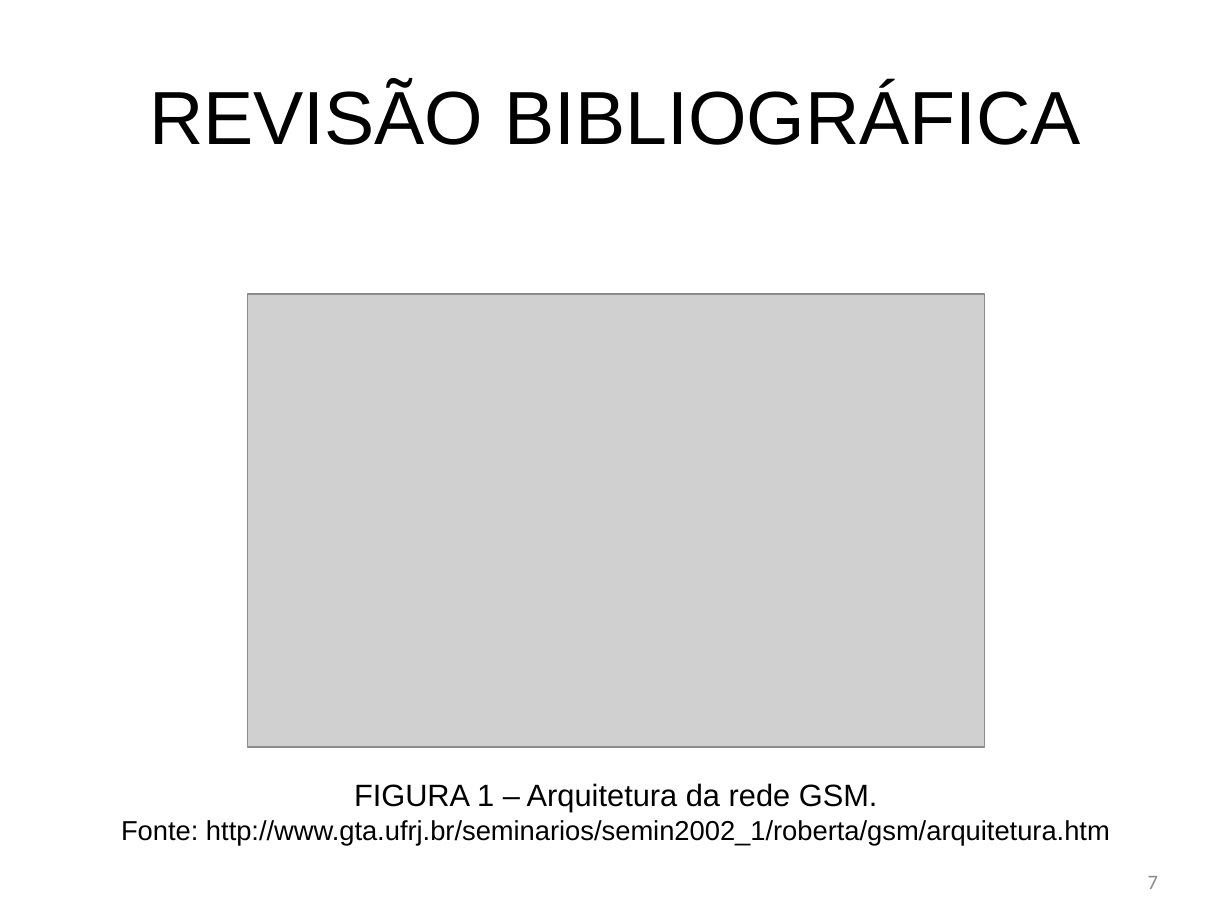
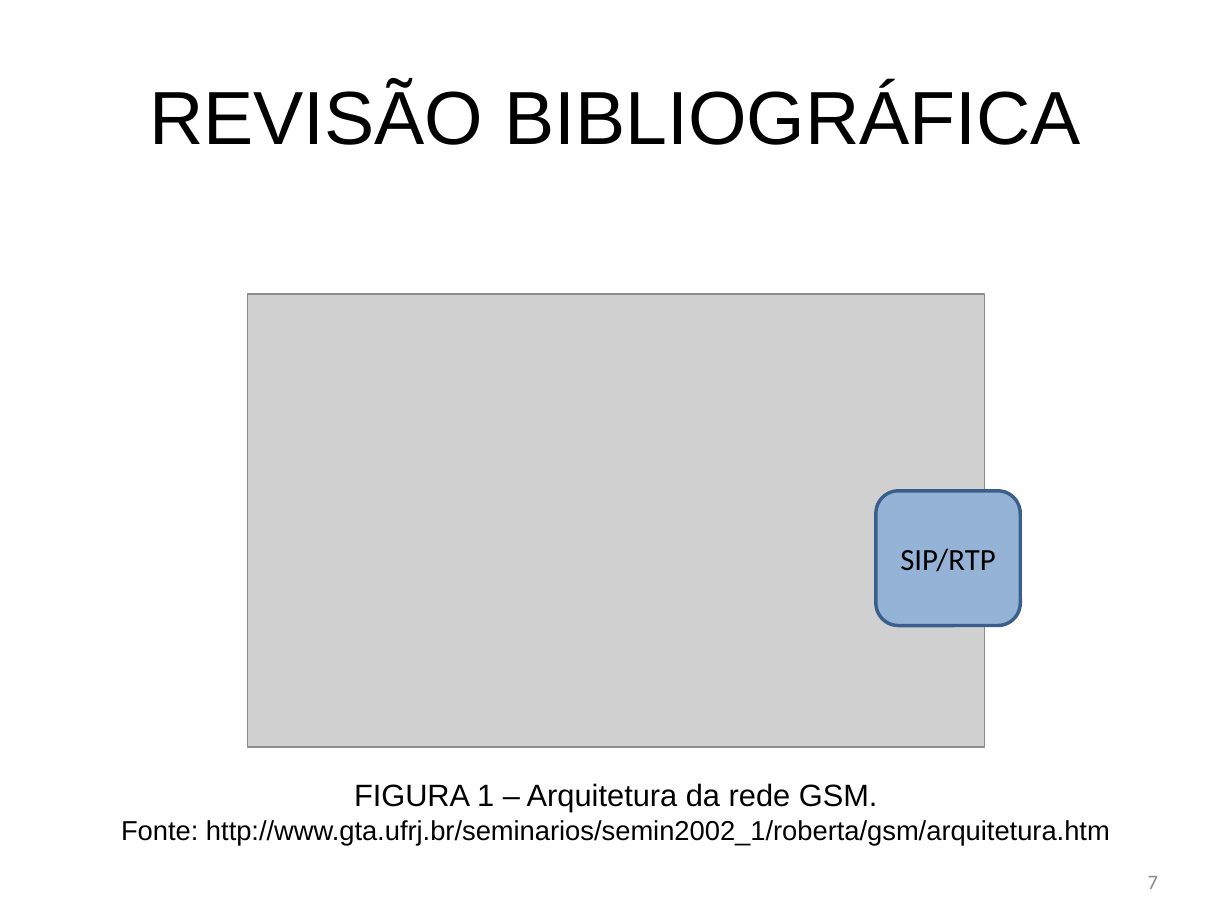
Before and after one commit to bengelbert/ifsc, a slide deck: slide 7 of tcc/docs/monograph.pptx. Drawn at 1232x924 pixels with LibreOffice and Linux fonts; fonts in the diff are those of the drawing; grey boxes stand for pictures. Boxes give left, top, right and bottom in pixels: in the first picture for what was removed or moved away, otherwise in the second. Text is boxed around its words. In the diff, an @@ line names an element or a change of style, - is before the commit and + after.

```diff
--- a/tcc/docs/monograph.pptx
+++ b/tcc/docs/monograph.pptx
@@ rounded rectangle added at bbox=[876, 490, 1020, 625], fill #95B3D7, outline #3A5F8C 2 pt, 18 pt, text #000000 @@
+SIP/RTP
```
Also in this commit, not shown: 7 other slides changed.
